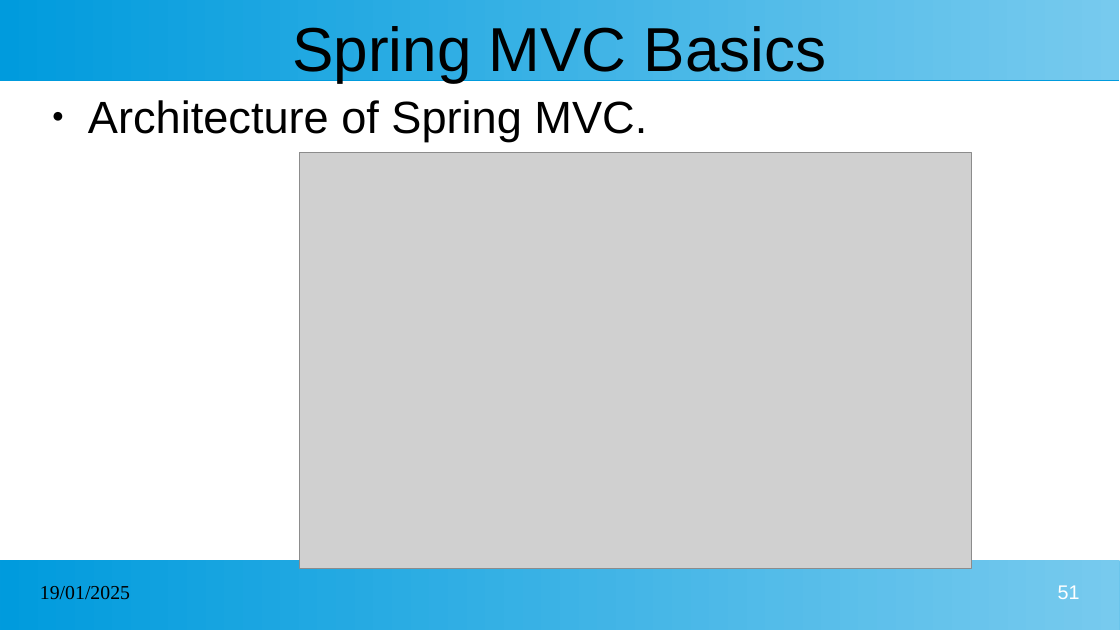
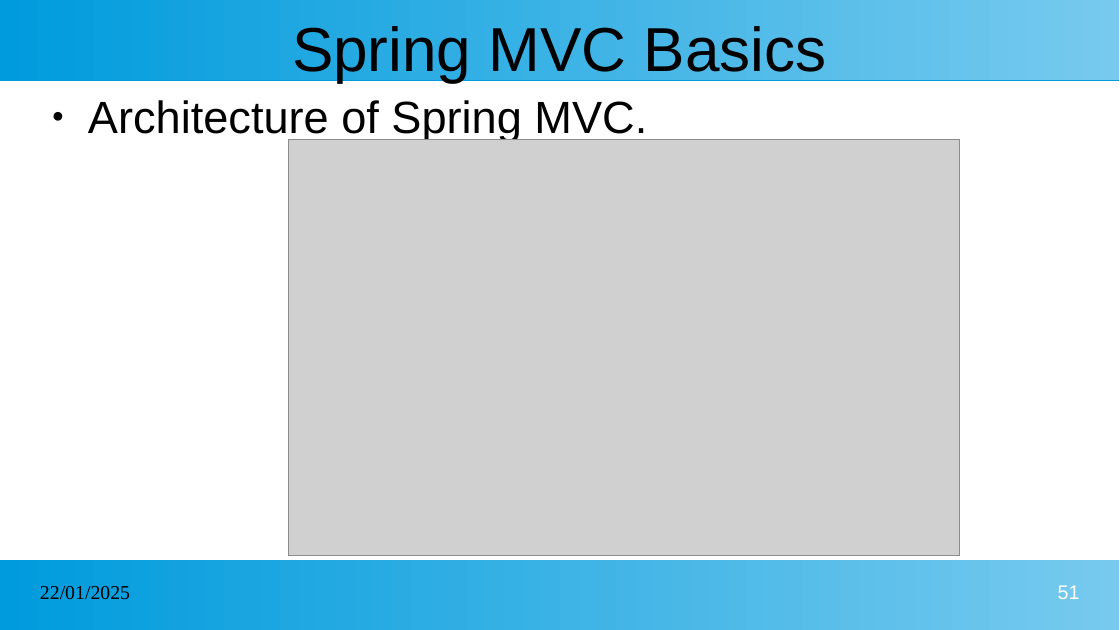
Before and after one commit to kcharankumar/MLA_Java_Arya, a slide deck: slide 51 of Spring.pptx. Drawn at 1120x630 pixels with LibreOffice and Linux fonts; fonts in the diff are those of the drawing; grey boxes stand for pictures. Boxes give left, top, right and bottom in pixels: in the first picture for what was removed or moved away, otherwise in the second. Text is boxed around its words. In the diff, an @@ line names an element or a change of style, - is before the commit and + after.

```diff
--- a/Spring.pptx
+++ b/Spring.pptx
@@ picture moved from (x1=300, y1=152, x2=972, y2=569) to (x1=289, y1=140, x2=960, y2=556) @@
@@ text at (x1=40, y1=586, x2=130, y2=600): text changed @@
-19/01/2025
+22/01/2025
```
Also in this commit, not shown: 65 other slides changed, 40 slides added.
